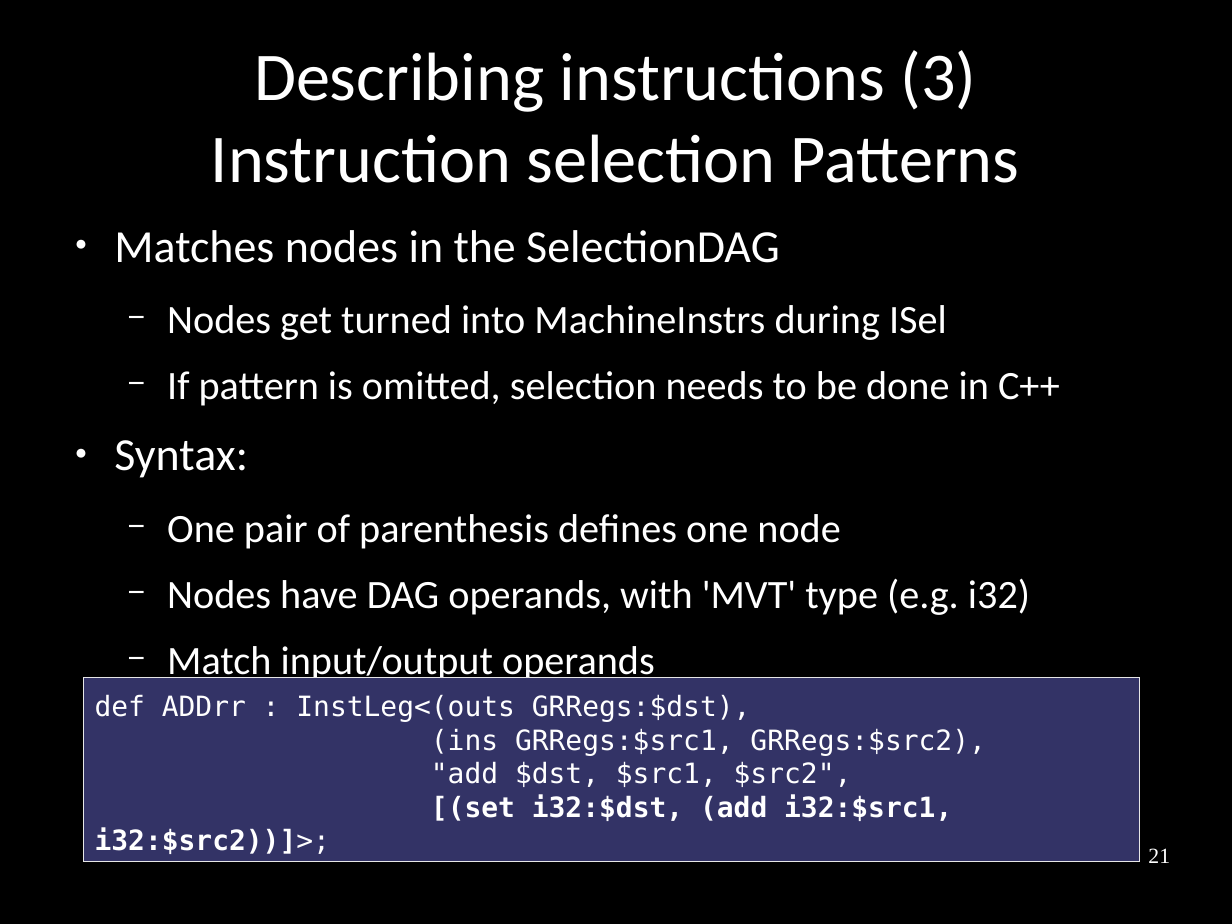
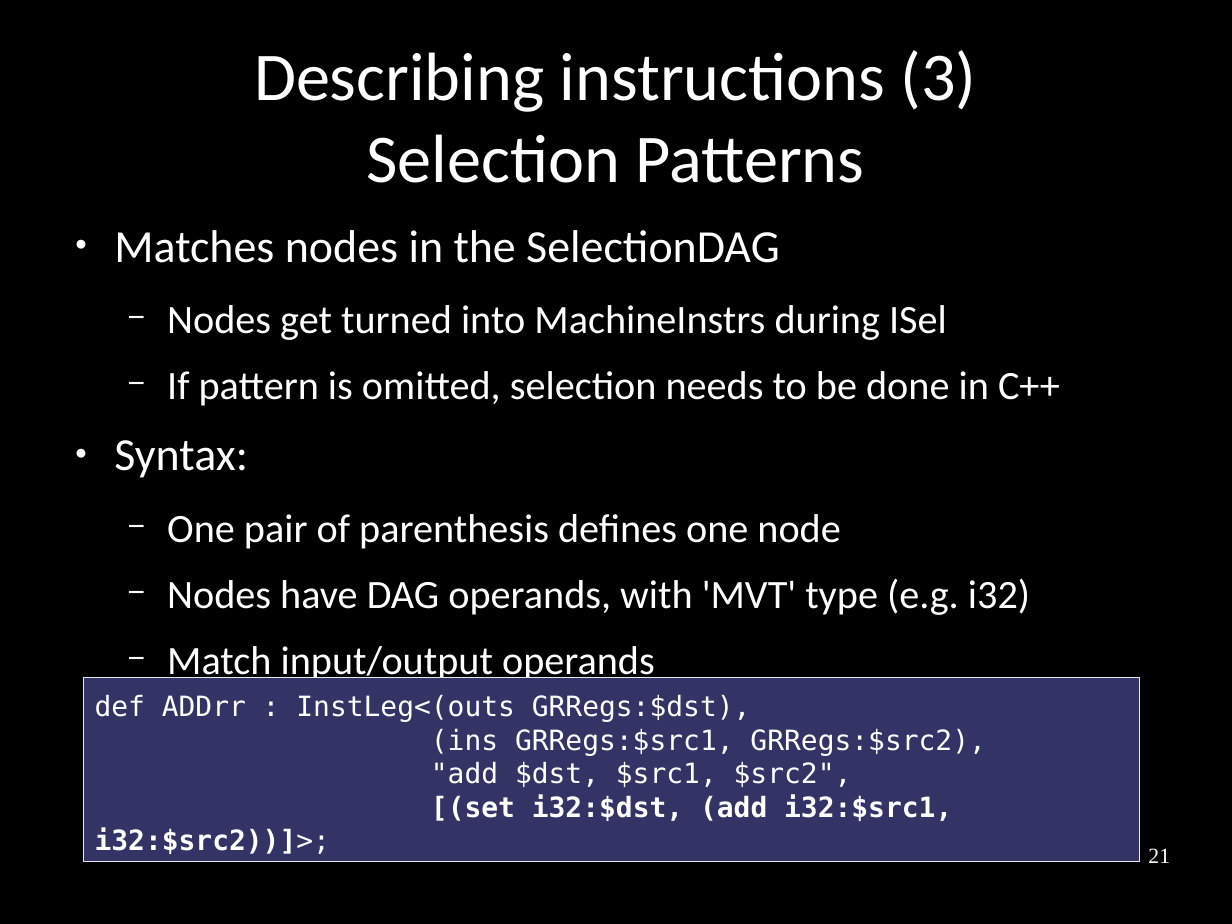
Before and after one commit to frasercrmck/llvm-leg, a slide deck: slide 21 of docs/Codeplay/Slides.odp. Drawn at 1232x924 pixels with LibreOffice and Linux fonts; fonts in the diff are those of the drawing. Boxes give left, top, right and bottom in pixels: in the first picture for what was removed or moved away, otherwise in the second. Text is boxed around its words. In the diff, an @@ line names an element or a change of style, - is before the commit and + after.

```diff
--- a/docs/Codeplay/Slides.odp
+++ b/docs/Codeplay/Slides.odp
@@ title at bbox=[254, 50, 976, 183]: text changed @@
-Describing instructions (3)
-Instruction selection Patterns
+Describing instructions (3)
+Selection Patterns
```
Also in this commit, not shown: 2 other slides changed, 4 slides added, 1 slide removed.
